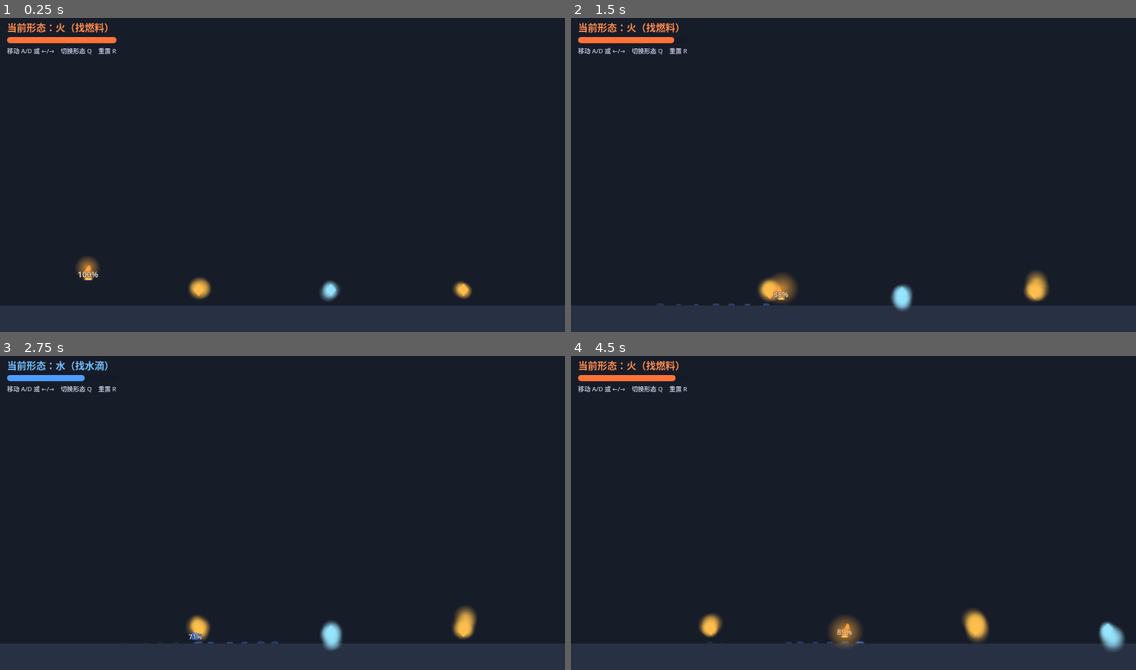
Above: before the commit, frames 1-4 (two rows, left to right).
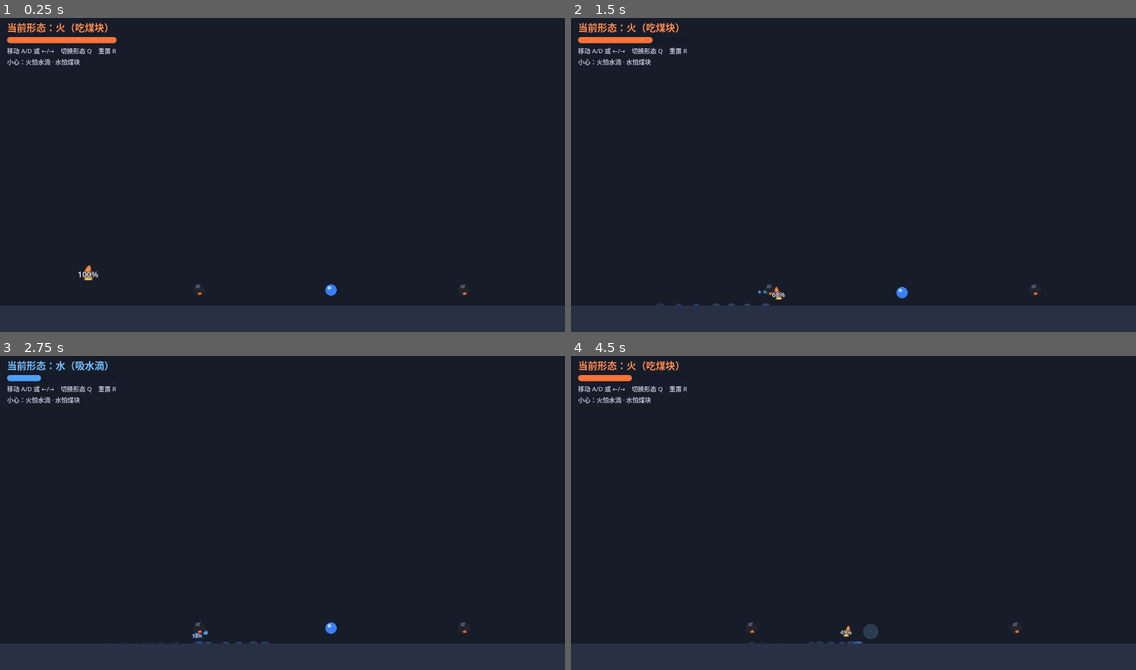
Above: after the commit, the same moments.

Repository: wov/elements
Game: Godot game, scene res://scenes/main.tscn
Same seed, same stepped clock (60 frames per second), same inputs: the game is played once before the commit and once after it.
Inputs:
- Up to frame 1 (0.25 s): no input
- Up to frame 2 (1.5 s): hold Q (switch_form) 0.53-1.28 s; hold D (move_right) from 0.53 s (still down); tap Q (switch_form) at 1.35 s
- Up to frame 3 (2.75 s): release D (move_right) at 2.03 s; hold A (move_left) from 2.03 s (still down); hold Q (switch_form) from 2.03 s (still down)
- Up to frame 4 (4.5 s): release A (move_left) at 2.78 s; release Q (switch_form) at 2.78 s; hold D (move_right) 2.78-4.28 s; tap Q (switch_form) at 2.85, 4.35 s; hold Q (switch_form) 3.53-4.28 s; hold A (move_left) from 4.28 s (still down)

The runs differ from the first frame. In frame 1, 1.0% of the frame differs, in the area x 1-84%, y 1-91%; in frame 2, 1.4%; in frame 3, 1.3%; in frame 4, 2.0%, in the area x 1-98%, y 1-94%.

Commit message:
补给与相克：去掉粒子改用补间动画，火吃煤块、水吸水滴，火遇水熄灭、水遇煤被吸

Diff:
--- a/scenes/main.tscn
+++ b/scenes/main.tscn
@@ -57,28 +57,28 @@
 polygon = PackedVector2Array(-40, -380, 40, -380, 40, 380, -40, 380)
 color = Color(0.13, 0.15, 0.22, 1)
 
-[node name="FuelPickup1" parent="Level" instance=ExtResource("3_pickup")]
+[node name="Coal1" parent="Level" instance=ExtResource("3_pickup")]
 position = Vector2(450, 626)
 
-[node name="WaterPickup1" parent="Level" instance=ExtResource("3_pickup")]
+[node name="WaterDrop1" parent="Level" instance=ExtResource("3_pickup")]
 position = Vector2(750, 626)
 kind = 1
 
-[node name="FuelPickup2" parent="Level" instance=ExtResource("3_pickup")]
+[node name="Coal2" parent="Level" instance=ExtResource("3_pickup")]
 position = Vector2(1050, 626)
 
-[node name="WaterPickup2" parent="Level" instance=ExtResource("3_pickup")]
+[node name="WaterDrop2" parent="Level" instance=ExtResource("3_pickup")]
 position = Vector2(1350, 626)
 kind = 1
 
-[node name="FuelPickup3" parent="Level" instance=ExtResource("3_pickup")]
+[node name="Coal3" parent="Level" instance=ExtResource("3_pickup")]
 position = Vector2(1650, 626)
 
-[node name="WaterPickup3" parent="Level" instance=ExtResource("3_pickup")]
+[node name="WaterDrop3" parent="Level" instance=ExtResource("3_pickup")]
 position = Vector2(1950, 626)
 kind = 1
 
-[node name="FuelPickup4" parent="Level" instance=ExtResource("3_pickup")]
+[node name="Coal4" parent="Level" instance=ExtResource("3_pickup")]
 position = Vector2(2200, 626)
 
 [node name="ExitGate" parent="Level" instance=ExtResource("4_exit")]
--- a/scripts/main.gd
+++ b/scripts/main.gd
@@ -24,6 +24,7 @@
 
 	player.form_changed.connect(_on_player_form_changed)
 	player.depleted.connect(_on_player_depleted)
+	player.extinguished.connect(_on_player_extinguished)
 	exit_gate.reached.connect(_on_exit_reached)
 	_build_ui()
 
@@ -65,7 +66,7 @@
 	box.add_child(_amount_bar)
 
 	var hint := Label.new()
-	hint.text = "移动 A/D 或 ←/→    切换形态 Q    重置 R"
+	hint.text = "移动 A/D 或 ←/→    切换形态 Q    重置 R\n小心：火怕水滴 · 水怕煤块"
 	hint.add_theme_font_size_override("font_size", 14)
 	hint.add_theme_color_override("font_color", Color(0.72, 0.75, 0.82))
 	box.add_child(hint)
@@ -88,11 +89,11 @@
 
 func _refresh_form_label() -> void:
 	if player.form == Player.Form.FIRE:
-		_form_label.text = "当前形态：火（找燃料）"
+		_form_label.text = "当前形态：火（吃煤块）"
 		_form_label.add_theme_color_override("font_color", Color(1.0, 0.55, 0.3))
 		_fill_style.bg_color = Color(1.0, 0.45, 0.22)
 	else:
-		_form_label.text = "当前形态：水（找水滴）"
+		_form_label.text = "当前形态：水（吸水滴）"
 		_form_label.add_theme_color_override("font_color", Color(0.45, 0.75, 1.0))
 		_fill_style.bg_color = Color(0.30, 0.62, 1.0)
 
@@ -102,6 +103,14 @@
 		return
 	_show_message("元素耗尽……")
 	await get_tree().create_timer(1.0).timeout
+	_restart()
+
+
+func _on_player_extinguished() -> void:
+	if _finished or _reloading:
+		return
+	_show_message("被水熄灭了……")
+	await get_tree().create_timer(1.2).timeout
 	_restart()
 
 
--- a/scripts/pickup.gd
+++ b/scripts/pickup.gd
@@ -1,87 +1,263 @@
 class_name ElementPickup
 extends Area2D
-## 场景补给：燃料（火形态可吸收）或水滴（水形态可吸收）。
-## 与当前形态不符时无效果，元素可以直接穿过。
-
-enum Kind { FUEL, WATER }
-
-@export var kind: Kind = Kind.FUEL
+## 场景补给与相克交互（全部用多边形 + 补间动画，无粒子）：
+## - 煤块 × 火：播放「吃煤」动画并补充元素量，煤块消失
+## - 煤块 × 水：水量被煤块吸走一部分（煤块不消失，有吸收间隔）
+## - 水滴 × 水：靠近会被吸附飞来，融合后补充元素量
+## - 水滴 × 火：火焰直接被熄灭（玩家死亡）
+
+enum Kind { COAL, WATER }
+
+@export var kind: Kind = Kind.COAL
 @export var restore_amount: float = 0.4
-
-const KIND_COLORS: Dictionary = {
-	Kind.FUEL: Color(1.0, 0.6, 0.2),
-	Kind.WATER: Color(0.35, 0.7, 1.0),
-}
+## 煤块每次从水形态身上吸走的水量
+@export var absorb_amount: float = 0.2
+## 煤块两次吸水之间的间隔（秒）
+@export var absorb_cooldown: float = 1.0
+## 水滴被水形态吸附的起始距离（像素）
+@export var attract_radius: float = 90.0
+
+## 与玩家距离小于该值时水滴完成融合（像素）
+const MERGE_DISTANCE := 20.0
 
 var _visual: Node2D
-var _consumed: bool = false
+var _consumed := false
+var _absorb_timer := 0.0
+var _attract_speed := 0.0
 var _bob_tween: Tween
 
 
 func _ready() -> void:
 	_build_visual()
-	_start_bob()
+	if kind == Kind.WATER:
+		_start_bob()
 	body_entered.connect(_on_body_entered)
 
 
-## 占位外观：菱形主体 + 少量环绕粒子，颜色区分种类。
+func _physics_process(delta: float) -> void:
+	_absorb_timer = maxf(_absorb_timer - delta, 0.0)
+	if _consumed:
+		return
+	match kind:
+		Kind.COAL:
+			_update_coal()
+		Kind.WATER:
+			_update_drop(delta)
+
+
+## 占位外观：煤块 = 棱角分明的深色石块（带一点余烬）；水滴 = 球形水珠。
 func _build_visual() -> void:
 	_visual = Node2D.new()
 	add_child(_visual)
 
-	var diamond := Polygon2D.new()
-	diamond.polygon = PackedVector2Array([
-		Vector2(0, -14), Vector2(12, 0), Vector2(0, 14), Vector2(-12, 0),
-	])
-	diamond.color = KIND_COLORS[kind]
-	_visual.add_child(diamond)
-
-	var sparkles := CPUParticles2D.new()
-	sparkles.texture = VisualFx.soft_circle()
-	sparkles.emission_shape = CPUParticles2D.EMISSION_SHAPE_SPHERE
-	sparkles.emission_sphere_radius = 10.0
-	sparkles.amount = 8
-	sparkles.lifetime = 0.6
-	sparkles.local_coords = true
-	sparkles.scale_amount_min = 2.0
-	sparkles.scale_amount_max = 4.0
-	sparkles.initial_velocity_min = 8.0
-	sparkles.initial_velocity_max = 24.0
-	if kind == Kind.FUEL:
-		sparkles.direction = Vector2(0, -1)
-		sparkles.gravity = Vector2(0, -60)
-		sparkles.color = Color(1.0, 0.75, 0.3, 0.8)
+	if kind == Kind.COAL:
+		var lump := Polygon2D.new()
+		lump.polygon = PackedVector2Array([
+			Vector2(-13, -6), Vector2(-6, -13), Vector2(4, -14), Vector2(13, -7),
+			Vector2(15, 2), Vector2(8, 11), Vector2(-3, 13), Vector2(-12, 6),
+		])
+		lump.color = Color(0.13, 0.14, 0.18)
+		_visual.add_child(lump)
+
+		var facet := Polygon2D.new()
+		facet.polygon = PackedVector2Array([
+			Vector2(-6, -13), Vector2(4, -14), Vector2(2, -5), Vector2(-7, -5),
+		])
+		facet.color = Color(0.3, 0.32, 0.4)
+		_visual.add_child(facet)
+
+		var ember := Polygon2D.new()
+		ember.polygon = PackedVector2Array([
+			Vector2(-2, 6), Vector2(5, 3), Vector2(7, 9), Vector2(0, 10),
+		])
+		ember.color = Color(1.0, 0.45, 0.15, 0.9)
+		_visual.add_child(ember)
 	else:
-		sparkles.direction = Vector2(0, 1)
-		sparkles.gravity = Vector2(0, 120)
-		sparkles.color = Color(0.6, 0.9, 1.0, 0.8)
-	_visual.add_child(sparkles)
+		var drop := Polygon2D.new()
+		drop.polygon = _circle_points(13.0)
+		drop.color = Color(0.22, 0.5, 0.98)
+		_visual.add_child(drop)
+
+		var shine := Polygon2D.new()
+		shine.polygon = _circle_points(4.0)
+		shine.color = Color(0.75, 0.9, 1.0, 0.85)
+		shine.position = Vector2(-4, -5)
+		_visual.add_child(shine)
+
+
+static func _circle_points(radius: float) -> PackedVector2Array:
+	var points := PackedVector2Array()
+	for i in 16:
+		var angle := TAU * float(i) / 16.0
+		points.append(Vector2(cos(angle) * radius, sin(angle) * radius))
+	return points
 
 
 func _start_bob() -> void:
 	_bob_tween = create_tween().set_loops()
-	_bob_tween.tween_property(_visual, "position:y", -6.0, 0.7).set_trans(Tween.TRANS_SINE).set_ease(Tween.EASE_IN_OUT)
-	_bob_tween.tween_property(_visual, "position:y", 6.0, 0.7).set_trans(Tween.TRANS_SINE).set_ease(Tween.EASE_IN_OUT)
+	_bob_tween.tween_property(_visual, "position:y", -5.0, 0.8).set_trans(Tween.TRANS_SINE).set_ease(Tween.EASE_IN_OUT)
+	_bob_tween.tween_property(_visual, "position:y", 5.0, 0.8).set_trans(Tween.TRANS_SINE).set_ease(Tween.EASE_IN_OUT)
+
+
+## 飞出的动画节点挂到当前场景（无主场景的测试环境下挂到父节点兜底）。
+func _fx_host() -> Node:
+	var tree := get_tree()
+	if tree != null and tree.current_scene != null:
+		return tree.current_scene
+	return get_parent()
+
+
+## 煤块：吸走正重叠的水形态玩家（带冷却）。
+func _update_coal() -> void:
+	if _absorb_timer > 0.0:
+		return
+	for body in get_overlapping_bodies():
+		var player := body as Player
+		if player and player.form == Player.Form.WATER and not player.is_dead():
+			_drink(player)
+			break
+
+
+## 水滴：被附近的水形态玩家吸附，贴近后融合。
+func _update_drop(delta: float) -> void:
+	var player := get_tree().get_first_node_in_group("player") as Player
+	if player == null or player.form != Player.Form.WATER or player.is_dead():
+		_attract_speed = 0.0
+		return
+	var to_player := player.global_position - global_position
+	var dist := to_player.length()
+	if dist > attract_radius:
+		_attract_speed = 0.0
+		return
+	_attract_speed = minf(_attract_speed + 700.0 * delta, 430.0)
+	global_position += to_player / maxf(dist, 0.001) * _attract_speed * delta
+	# 飞行途中朝移动方向轻微拉长
+	_visual.scale = _visual.scale.lerp(Vector2(1.25, 0.85), 10.0 * delta)
+	if dist <= MERGE_DISTANCE:
+		_merge(player)
 
 
 func _on_body_entered(body: Node2D) -> void:
 	if _consumed or not body is Player:
 		return
 	var player := body as Player
-	var matches_form: bool = (
-		kind == Kind.FUEL and player.form == Player.Form.FIRE
-	) or (
-		kind == Kind.WATER and player.form == Player.Form.WATER
+	if player.is_dead():
+		return
+	match kind:
+		Kind.COAL:
+			if player.form == Player.Form.FIRE:
+				_eat(player)
+		Kind.WATER:
+			if player.form == Player.Form.FIRE:
+				player.extinguish()
+				_steam_pop()
+
+
+## 吃煤：煤块碎成小块飞进火里，火苗满足地一鼓。
+func _eat(player: Player) -> void:
+	_consumed = true
+	player.add_amount(restore_amount, true)
+	for i in 3:
+		_spawn_chunk(global_position + Vector2(randf_range(-8.0, 8.0), randf_range(-8.0, 8.0)), player, 0.06 * float(i))
+	var tween := create_tween()
+	tween.tween_property(_visual, "scale", Vector2(0.1, 0.1), 0.22).set_trans(Tween.TRANS_QUAD).set_ease(Tween.EASE_IN)
+	tween.parallel().tween_property(_visual, "modulate:a", 0.0, 0.22)
+	tween.tween_callback(queue_free)
+
+
+func _spawn_chunk(from: Vector2, player: Player, delay: float) -> void:
+	var chunk := Polygon2D.new()
+	chunk.polygon = PackedVector2Array([
+		Vector2(-3, -2), Vector2(2, -3), Vector2(3, 2), Vector2(-2, 3),
+	])
+	chunk.color = Color(0.16, 0.17, 0.22)
+	chunk.global_position = from
+	chunk.z_index = 4
+	_fx_host().add_child(chunk)
+	var start := chunk.global_position
+	var tween := chunk.create_tween()
+	tween.tween_interval(delay)
+	tween.tween_method(
+		func(t: float) -> void: chunk.global_position = start.lerp(player.global_position, t),
+		0.0, 1.0, 0.28
 	)
-	if not matches_form:
-		return
-
+	tween.parallel().tween_property(chunk, "scale", Vector2(0.2, 0.2), 0.28)
+	tween.tween_callback(chunk.queue_free)
+
+
+## 煤吸水：几颗小水珠从玩家身上被拽进煤块，煤块鼓一下。
+func _drink(player: Player) -> void:
+	_absorb_timer = absorb_cooldown
+	player.lose_amount(absorb_amount)
+	for i in 3:
+		_spawn_orb(player, 0.05 * float(i))
+	var tween := create_tween()
+	tween.tween_property(_visual, "scale", Vector2(1.2, 1.2), 0.1)
+	tween.tween_property(_visual, "scale", Vector2.ONE, 0.15).set_trans(Tween.TRANS_BACK).set_ease(Tween.EASE_OUT)
+
+
+func _spawn_orb(player: Player, delay: float) -> void:
+	var orb := Polygon2D.new()
+	orb.polygon = _circle_points(3.5)
+	orb.color = Color(0.4, 0.7, 1.0, 0.9)
+	orb.global_position = player.global_position + Vector2(randf_range(-8.0, 8.0), randf_range(-10.0, 6.0))
+	orb.z_index = 4
+	_fx_host().add_child(orb)
+	var start := orb.global_position
+	var tween := orb.create_tween()
+	tween.tween_interval(delay)
+	tween.tween_method(
+		func(t: float) -> void: orb.global_position = start.lerp(global_position, t),
+		0.0, 1.0, 0.3
+	)
+	tween.parallel().tween_property(orb, "modulate:a", 0.0, 0.3)
+	tween.tween_callback(orb.queue_free)
+
+
+## 融合：水滴一头扎进玩家，泛起一圈涟漪。
+func _merge(player: Player) -> void:
 	_consumed = true
 	if _bob_tween and _bob_tween.is_valid():
 		_bob_tween.kill()
 	player.add_amount(restore_amount)
-
-	var tween := create_tween()
-	tween.tween_property(_visual, "scale", Vector2(1.8, 1.8), 0.2).set_trans(Tween.TRANS_QUAD).set_ease(Tween.EASE_OUT)
-	tween.parallel().tween_property(_visual, "modulate:a", 0.0, 0.2)
+	_spawn_ripple(global_position)
+	var tween := create_tween()
+	tween.tween_property(_visual, "scale", Vector2(1.45, 1.45), 0.08)
+	tween.tween_property(_visual, "scale", Vector2.ZERO, 0.14).set_trans(Tween.TRANS_QUAD).set_ease(Tween.EASE_IN)
 	tween.tween_callback(queue_free)
+
+
+func _spawn_ripple(at: Vector2) -> void:
+	var ripple := Polygon2D.new()
+	ripple.polygon = _circle_points(8.0)
+	ripple.color = Color(0.5, 0.78, 1.0, 0.5)
+	ripple.position = at
+	ripple.z_index = 3
+	_fx_host().add_child(ripple)
+	var tween := ripple.create_tween()
+	tween.set_parallel(true)
+	tween.tween_property(ripple, "scale", Vector2(2.4, 2.4), 0.35).set_trans(Tween.TRANS_QUAD).set_ease(Tween.EASE_OUT)
+	tween.tween_property(ripple, "modulate:a", 0.0, 0.35)
+	tween.chain().tween_callback(ripple.queue_free)
+
+
+## 火碰到水滴：水滴化作一小团蒸汽升走。
+func _steam_pop() -> void:
+	_consumed = true
+	if _bob_tween and _bob_tween.is_valid():
+		_bob_tween.kill()
+	var steam := Polygon2D.new()
+	steam.polygon = _circle_points(6.0)
+	steam.color = Color(0.9, 0.94, 1.0, 0.6)
+	steam.position = global_position
+	steam.z_index = 3
+	_fx_host().add_child(steam)
+	var tween := create_tween()
+	tween.set_parallel(true)
+	tween.tween_property(steam, "position:y", steam.position.y - 26.0, 0.4).set_trans(Tween.TRANS_QUAD).set_ease(Tween.EASE_OUT)
+	tween.tween_property(steam, "scale", Vector2(2.0, 2.0), 0.4)
+	tween.tween_property(steam, "modulate:a", 0.0, 0.4)
+	tween.chain().tween_callback(steam.queue_free)
+	var mine := create_tween()
+	mine.tween_property(_visual, "scale", Vector2.ZERO, 0.18).set_trans(Tween.TRANS_QUAD).set_ease(Tween.EASE_IN)
+	mine.tween_callback(queue_free)
--- a/scripts/player.gd
+++ b/scripts/player.gd
@@ -2,15 +2,17 @@
 extends CharacterBody2D
 ## 元素主角：只能左右移动（没有跳跃）。
 ## 元素量（amount）只在移动时衰竭（停留不消耗，给玩家思考时间），归零即消散。
-## 火形态靠「燃料」补充元素量，水形态靠「水滴」补充（见 ElementPickup）。
+## 火形态吃「煤块」补充元素量，水形态吸收「水滴」补充；火碰到水滴会被熄灭（见 ElementPickup）。
 ##
 ## 外观：AnimatedSprite2D 动画帧（占位帧由 CharacterFrames 程序生成，可整体替换）。
 ## - 火：微微浮空 + 缓慢起伏；移动时火苗向行进反方向拖曳（迎风变形）
 ## - 水：贴地的圆形张力水滴；移动时横向拉伸，并在地面留下水渍
 ## - 体内显示元素量百分比，制造紧迫感
+## 反馈动画全部用多边形 + 补间完成，没有粒子效果。
 
 signal form_changed(form)
 signal depleted
+signal extinguished
 
 enum Form { FIRE, WATER }
 
@@ -49,7 +51,6 @@
 var _fx_tween: Tween
 var _sprite: AnimatedSprite2D
 var _percent_label: Label
-var _aura: CPUParticles2D
 var _float: Node2D
 var _fx: Node2D
 
@@ -57,6 +58,7 @@
 
 
 func _ready() -> void:
+	add_to_group("player")
 	amount = start_amount
 	_build_visual()
 	_apply_form(false)
@@ -122,26 +124,67 @@
 	form_changed.emit(form)
 
 
-## 吸收对应资源时补充元素量。
-func add_amount(value: float) -> void:
+## 是否已经消散/熄灭（供补给判断）。
+func is_dead() -> bool:
+	return _dead
+
+
+## 吸收对应资源时补充元素量；strong = 吃煤块这类「大口进补」，反馈更猛。
+func add_amount(value: float, strong := false) -> void:
 	if _dead:
 		return
 	amount = clampf(amount + value, 0.0, 1.0)
 	var tween := _new_fx_tween()
-	tween.tween_property(_fx, "scale", Vector2(1.35, 1.35), 0.08)
-	tween.chain().tween_property(_fx, "scale", Vector2.ONE, 0.18).set_trans(Tween.TRANS_BACK).set_ease(Tween.EASE_OUT)
+	if strong:
+		tween.set_parallel(true)
+		tween.tween_property(_fx, "scale:x", 1.55, 0.07)
+		tween.tween_property(_fx, "scale:y", 0.7, 0.07)
+		tween.chain().tween_property(_fx, "scale", Vector2.ONE, 0.22).set_trans(Tween.TRANS_BACK).set_ease(Tween.EASE_OUT)
+		_flash(Color(2.0, 1.7, 1.1))
+	else:
+		tween.tween_property(_fx, "scale", Vector2(1.35, 1.35), 0.08)
+		tween.chain().tween_property(_fx, "scale", Vector2.ONE, 0.18).set_trans(Tween.TRANS_BACK).set_ease(Tween.EASE_OUT)
+
+
+## 被煤块吸走水量：压扁一下并闪一下淡蓝。
+func lose_amount(value: float) -> void:
+	if _dead:
+		return
+	amount = maxf(amount - value, 0.0)
+	_update_size()
+	var tween := _new_fx_tween()
+	tween.set_parallel(true)
+	tween.tween_property(_fx, "scale:x", 0.82, 0.08)
+	tween.tween_property(_fx, "scale:y", 1.12, 0.08)
+	tween.chain().tween_property(_fx, "scale", Vector2.ONE, 0.16).set_trans(Tween.TRANS_BACK).set_ease(Tween.EASE_OUT)
+	_flash(Color(0.75, 0.85, 1.3))
+	if amount <= 0.0:
+		_die()
+
+
+## 火形态碰到水滴：熄灭。冒几缕蒸汽后广播 extinguished。
+func extinguish() -> void:
+	if _dead:
+		return
+	_dead = true
+	velocity.x = 0.0
+	_sprite.stop()
+	_sprite.modulate = Color(0.75, 0.85, 1.05)
+	_spawn_steam()
+	var tween := create_tween()
+	tween.tween_property(visual, "scale", Vector2.ZERO, 0.5).set_trans(Tween.TRANS_QUAD).set_ease(Tween.EASE_IN)
+	tween.tween_callback(func() -> void: extinguished.emit())
 
 
 func _die() -> void:
 	_dead = true
-	_aura.emitting = false
 	velocity.x = 0.0
 	var tween := create_tween()
 	tween.tween_property(visual, "scale", Vector2.ZERO, 0.45).set_trans(Tween.TRANS_QUAD).set_ease(Tween.EASE_IN)
 	tween.tween_callback(func() -> void: depleted.emit())
 
 
-## 视觉层级：visual(随元素量缩放) > _fx(拾取/切换的弹跳) > _float(形态悬停/起伏) > 精灵+百分比+光环
+## 视觉层级：visual(随元素量缩放) > _fx(拾取/受吸收的弹跳) > _float(形态悬停/起伏) > 精灵+百分比
 func _build_visual() -> void:
 	_fx = Node2D.new()
 	visual.add_child(_fx)
@@ -166,35 +209,9 @@
 	_percent_label.add_theme_constant_override("outline_size", 6)
 	_float.add_child(_percent_label)
 
-	_aura = CPUParticles2D.new()
-	_aura.texture = VisualFx.soft_circle()
-	_aura.emission_shape = CPUParticles2D.EMISSION_SHAPE_SPHERE
-	_aura.emission_sphere_radius = 16.0
-	_aura.amount = 24
-	_aura.lifetime = 0.7
-	_aura.spread = 35.0
-	_aura.local_coords = true
-	_aura.scale_amount_min = 3.0
-	_aura.scale_amount_max = 6.0
-	_float.add_child(_aura)
-
-
-## 按当前形态刷新光环；play_fx 控制是否播放切换时的挤压反馈。
+
+## play_fx 控制切换形态时是否播放挤压反馈。
 func _apply_form(play_fx: bool) -> void:
-	match form:
-		Form.FIRE:
-			_aura.direction = Vector2(0, -1)
-			_aura.gravity = Vector2(0, -120)
-			_aura.initial_velocity_min = 25.0
-			_aura.initial_velocity_max = 60.0
-			_aura.color = Color(1.0, 0.68, 0.25, 0.75)
-		Form.WATER:
-			_aura.direction = Vector2(0, 1)
-			_aura.gravity = Vector2(0, 260)
-			_aura.initial_velocity_min = 15.0
-			_aura.initial_velocity_max = 40.0
-			_aura.color = Color(0.55, 0.85, 1.0, 0.7)
-
 	if play_fx:
 		var tween := _new_fx_tween()
 		tween.set_parallel(true)
@@ -203,11 +220,10 @@
 		tween.chain().tween_property(_fx, "scale", Vector2.ONE, 0.15).set_trans(Tween.TRANS_BACK).set_ease(Tween.EASE_OUT)
 
 
-## 元素量越低：体形越小、光环粒子越少。
+## 元素量越低体形越小。
 func _update_size() -> void:
 	var s := lerpf(0.45, 1.0, amount)
 	visual.scale = Vector2(s, s)
-	_aura.amount = int(6.0 + 18.0 * amount)
 
 
 ## 形态 + 是否移动 → 动画帧；向左移动用 flip_h 镜像。
@@ -252,7 +268,7 @@
 	stain.position = Vector2(global_position.x + randf_range(-6.0, 6.0), global_position.y + 20.0)
 	stain.color = Color(0.3, 0.55, 0.95, 0.4)
 	stain.z_index = -1
-	get_tree().current_scene.add_child(stain)
+	_fx_host().add_child(stain)
 
 	var tween := stain.create_tween()
 	tween.tween_property(stain, "modulate:a", 0.0, 2.2).set_ease(Tween.EASE_IN)
@@ -265,3 +281,39 @@
 		_fx_tween.kill()
 	_fx_tween = create_tween()
 	return _fx_tween
+
+
+## 水渍/蒸汽等临时节点挂到当前场景（无主场景的测试环境下挂到父节点兜底）。
+func _fx_host() -> Node:
+	var tree := get_tree()
+	if tree != null and tree.current_scene != null:
+		return tree.current_scene
+	return get_parent()
+
+
+## 精灵短暂过曝/变色再淡回白色，做受击与进补的闪光。
+func _flash(color: Color) -> void:
+	_sprite.modulate = color
+	var tween := create_tween()
+	tween.tween_property(_sprite, "modulate", Color.WHITE, 0.25)
+
+
+## 熄灭时的蒸汽：几团白色椭圆缓缓上升消散。
+func _spawn_steam() -> void:
+	for i in 4:
+		var wisp := Polygon2D.new()
+		var points := PackedVector2Array()
+		for j in 8:
+			var angle := TAU * float(j) / 8.0
+			points.append(Vector2(cos(angle) * (4.0 + i), sin(angle) * (7.0 + i * 2.0)))
+		wisp.polygon = points
+		wisp.color = Color(0.88, 0.92, 1.0, 0.55)
+		wisp.position = global_position + Vector2(randf_range(-12.0, 12.0), randf_range(-10.0, 6.0))
+		wisp.z_index = 5
+		_fx_host().add_child(wisp)
+		var tween := wisp.create_tween()
+		tween.tween_interval(0.06 * float(i))
+		tween.set_parallel(true)
+		tween.tween_property(wisp, "position:y", wisp.position.y - randf_range(26.0, 40.0), 0.55).set_trans(Tween.TRANS_QUAD).set_ease(Tween.EASE_OUT)
+		tween.tween_property(wisp, "modulate:a", 0.0, 0.55)
+		tween.chain().tween_callback(wisp.queue_free)
--- a/scripts/visual_fx.gd
+++ /dev/null
@@ -1,22 +0,0 @@
-class_name VisualFx
-extends RefCounted
-## 代码占位美术的共享小工具。
-
-
-static var _soft_circle: Texture2D
-
-
-## 柔和的圆形渐变贴图（白色，向边缘透明），供各类粒子使用。
-static func soft_circle() -> Texture2D:
-	if _soft_circle == null:
-		var gradient := Gradient.new()
-		gradient.colors = PackedColorArray([Color.WHITE, Color(1, 1, 1, 0)])
-		var texture := GradientTexture2D.new()
-		texture.fill = GradientTexture2D.FILL_RADIAL
-		texture.fill_from = Vector2(0.5, 0.5)
-		texture.fill_to = Vector2(1.0, 0.5)
-		texture.width = 16
-		texture.height = 16
-		texture.gradient = gradient
-		_soft_circle = texture
-	return _soft_circle
Not shown, removed: scripts/visual_fx.gd.uid
Not shown, changed: README.md
